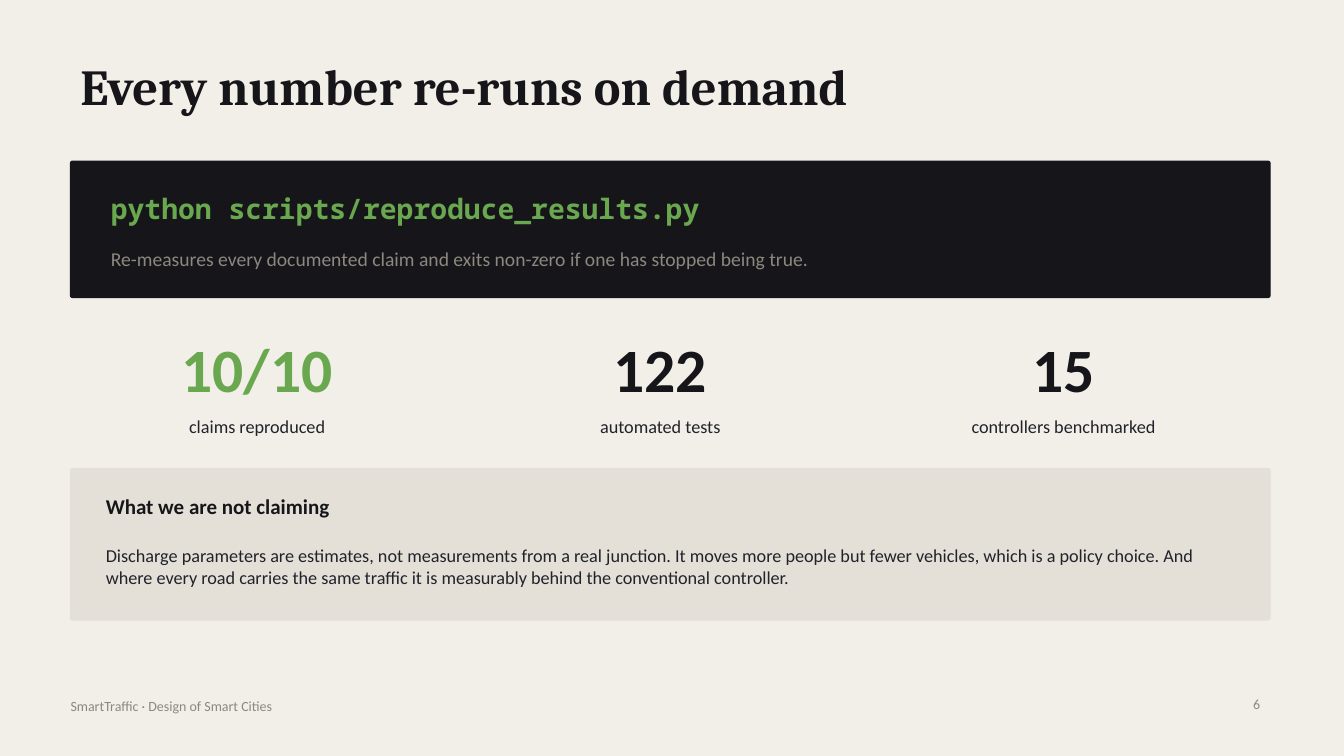
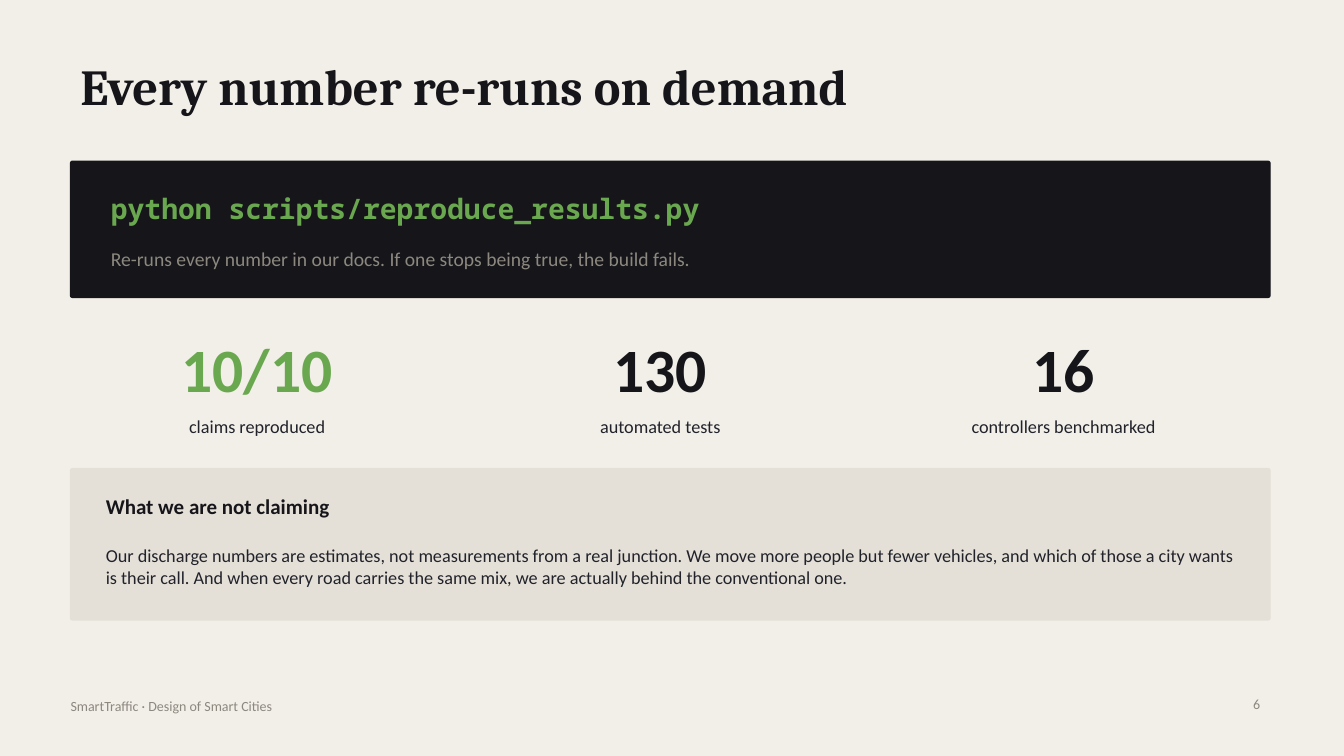
Before and after one commit to rishabcv-eng/SmartTraffic, a slide deck: slide 6 of docs/deck/SmartTraffic-5min.pptx. Drawn at 1344x756 pixels with LibreOffice and Linux fonts; fonts in the diff are those of the drawing. Boxes give left, top, right and bottom in pixels: in the first picture for what was removed or moved away, otherwise in the second. Text is boxed around its words. In the diff, an @@ line names an element or a change of style, - is before the commit and + after.

Commit message:
Rewrite the slide copy in a human voice, and fix two stale counts
The prose read like it was generated: no contractions anywhere, every sentence
balanced against its neighbour, em-dashes throughout, and abstract subjects
doing the work -- 'what limits the stop line is lateral space' rather than
saying a scooter takes up less road than a car. Rewritten in plainer, shorter
sentences with concrete subjects. Every em-dash is gone.

Two numbers on the verification slide had gone stale as the project grew: it
still claimed 122 tests and 15 controllers against the current 130 and 16. A
reviewer who ran the suite would have found the deck under-selling itself,
which is a small thing that costs trust out of proportion to its size.

Shortened the slide-two title after the rewrite pushed it onto a second line
and out of its box.

```diff
--- a/docs/deck/SmartTraffic-5min.pptx
+++ b/docs/deck/SmartTraffic-5min.pptx
@@ text at (111, 252, 690, 270): text changed @@
-Re-measures every documented claim and exits non-zero if one has stopped being true.
+Re-runs every number in our docs. If one stops being true, the build fails.
@@ text at (613, 351, 706, 393): text changed @@
-122
+130
@@ text at (1032, 350, 1094, 393): text changed @@
-15
+16
@@ text at (106, 549, 1233, 587): text changed @@
-Discharge parameters are estimates, not measurements from a real junction. It moves more people but fewer vehicles, which is a policy choice. And where every road carries the same traffic it is measurably behind the conventional controller.
+Our discharge numbers are estimates, not measurements from a real junction. We move more people but fewer vehicles, and which of those a city wants is their call. And when every road carries the same mix, we are actually behind the conventional one.
```
Also in this commit, not shown: 5 other slides changed, 2 other files.
